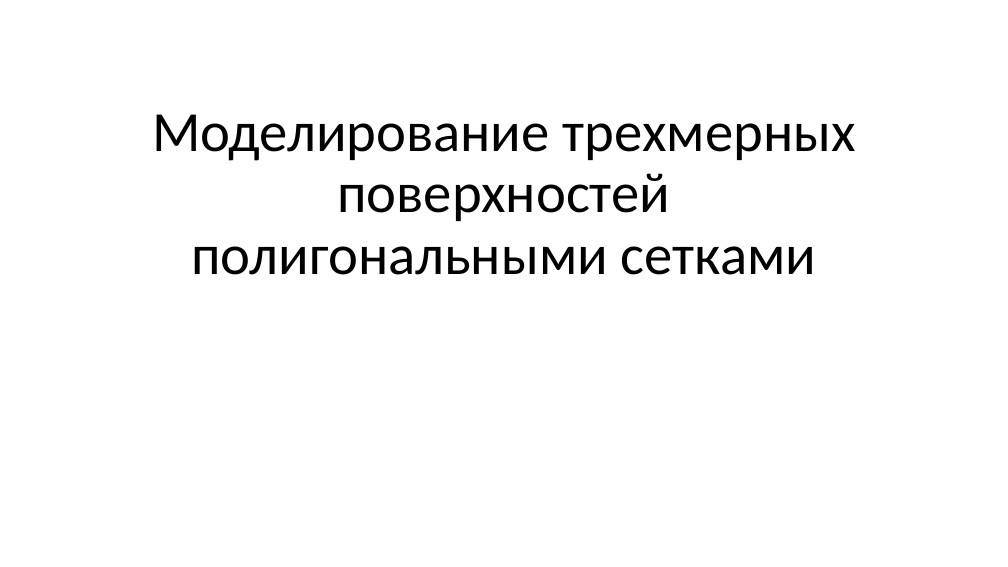
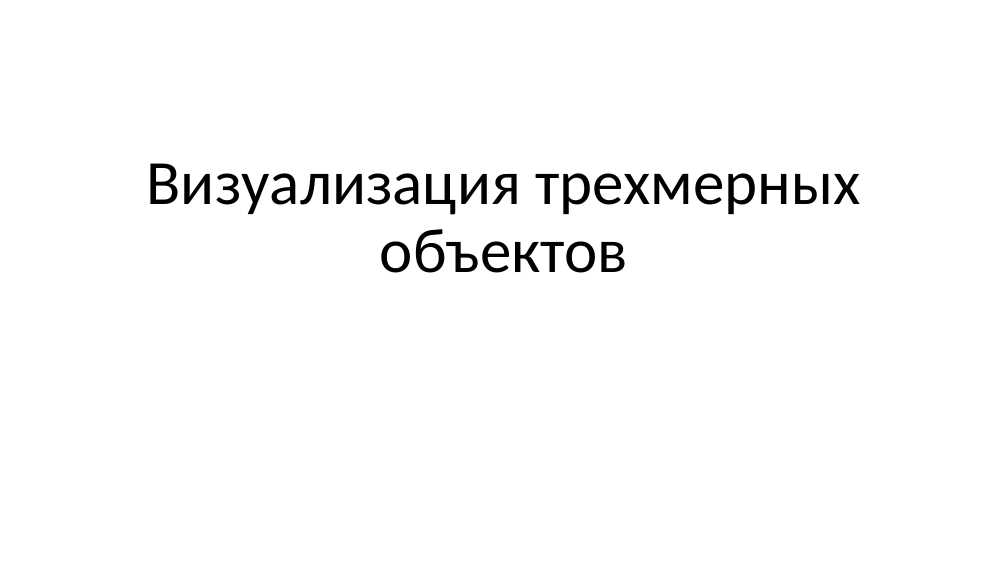
Before and after one commit to alexey-malov/cg-course, a slide deck: slide 1 of lectures/04 - Визуализация трехмерных объектов.pptx. Drawn at 1008x567 pixels with LibreOffice and Linux fonts; fonts in the diff are those of the drawing. Boxes give left, top, right and bottom in pixels: in the first picture for what was removed or moved away, otherwise in the second. Text is boxed around its words. In the diff, an @@ line names an element or a change of style, - is before the commit and + after.

Commit message:
Обновил лекцию

```diff
--- a/lectures/04 - Визуализация трехмерных объектов.pptx
+++ b/lectures/04 - Визуализация трехмерных объектов.pptx
@@ title at bbox=[147, 163, 861, 273]: text changed; size 54 to 60 pt @@
-Моделирование трехмерных поверхностей полигональными сетками
+Визуализация трехмерных объектов
```
